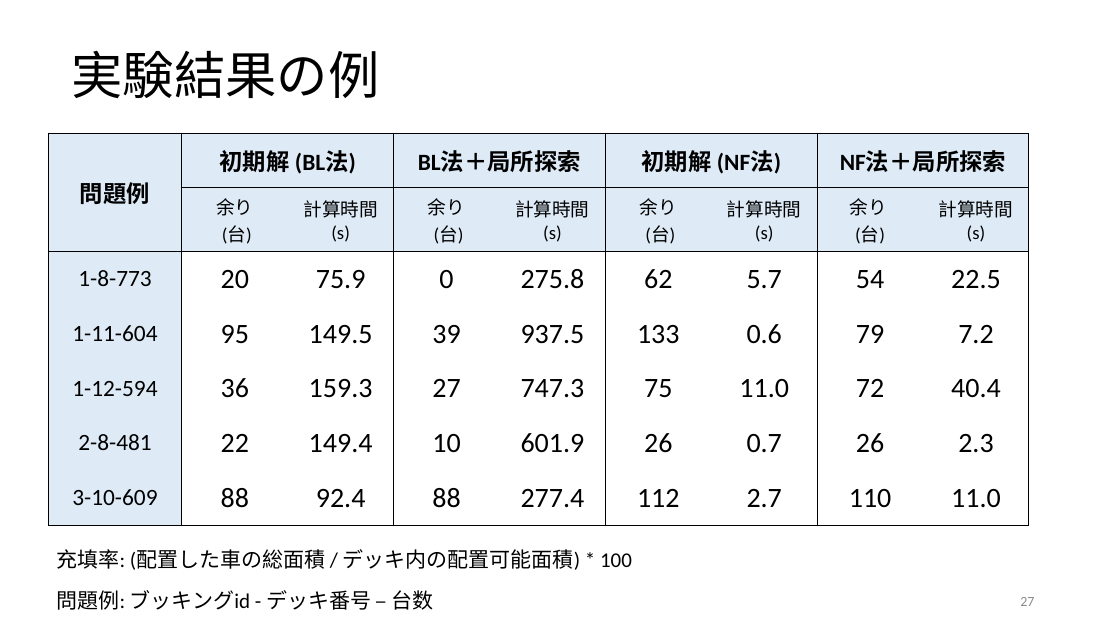
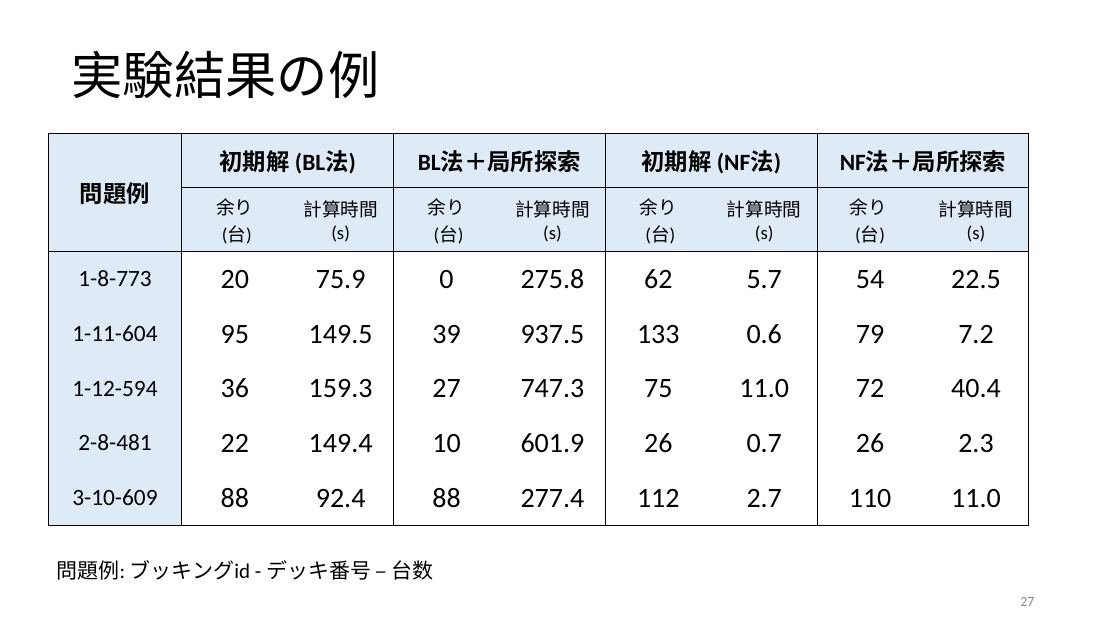
Before and after one commit to r-kurosu/kline, a slide deck: slide 27 of 卒論発表用スライド.pptx. Drawn at 1120x630 pixels with LibreOffice and Linux fonts; fonts in the diff are those of the drawing. Boxes give left, top, right and bottom in pixels: in the first picture for what was removed or moved away, otherwise in the second. Text is boxed around its words. In the diff, an @@ line names an element or a change of style, - is before the commit and + after.

```diff
--- a/卒論発表用スライド.pptx
+++ b/卒論発表用スライド.pptx
@@ text "問題例: ブッキングid - デッキ番号 – ...": place and size @@
-text "問題例: ブッキングid - デッキ番号 – ..." at (57, 590, 434, 610)
+text "問題例: ブッキングid - デッキ番号 – ..." at (57, 560, 434, 580)
@@ text removed at (57, 549, 632, 570) @@
-充填率: (配置した車の総面積 / デッキ内の配置可能面積) * 100
```
Also in this commit, not shown: 9 other slides changed, 18 other files.
